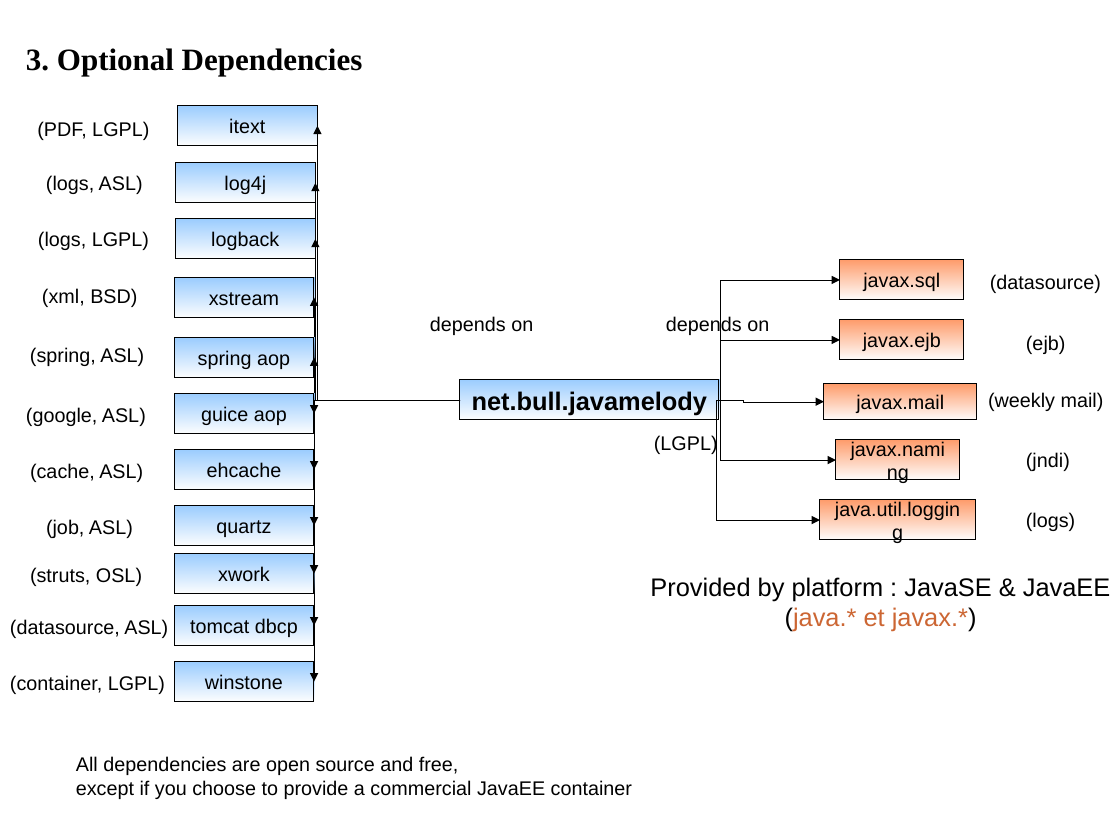
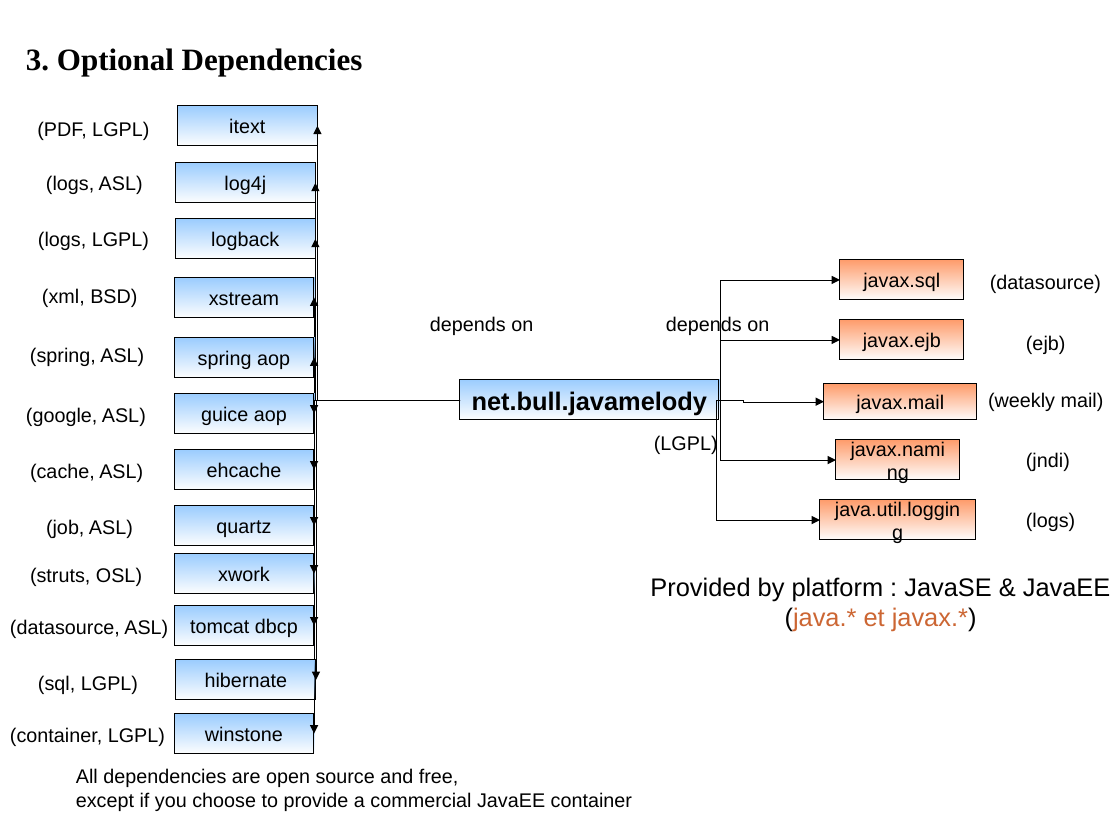
Before and after one commit to visan/javamelody, a slide deck: slide 3 of javamelody-core/src/site/resources/Map.odp. Drawn at 1120x840 pixels with LibreOffice and Linux fonts; fonts in the diff are those of the drawing. Boxes give left, top, right and bottom in pixels: in the first picture for what was removed or moved away, otherwise in the second. Text is boxed around its words. In the diff, an @@ line names an element or a change of style, - is before the commit and + after.

Commit message:
ajout dépendance optionnelle Hibernate pour HibernateBatcherFactory

```diff
--- a/javamelody-core/src/site/resources/Map.odp
+++ b/javamelody-core/src/site/resources/Map.odp
@@ elbow arrow moved from (460, 400) - (314, 682) to (460, 400) - (314, 734) @@
@@ elbow arrow added from (460, 400) to (316, 680), #000000 0 pt @@
@@ text added at (38,675,138,694), 14 pt, text #000000 @@
+(sql, LGPL)
@@ rectangle added at (176,661,316,700), fill gradient #99CCFF, outline #000000 0 pt, 14 pt, text #000000 @@
+hibernate
@@ rectangle "winstone": place and size @@
-rectangle "winstone" at (174,662,314,701)
+rectangle "winstone" at (174,713,314,753)
@@ text "(container, LGPL)": place and size @@
-text "(container, LGPL)" at (10,675,165,694)
+text "(container, LGPL)" at (10,727,165,746)
@@ text "All dependencies are open source ...": place and size @@
-text "All dependencies are open source ..." at (76,756,632,799)
+text "All dependencies are open source ..." at (76,768,632,811)
```
Also in this commit, not shown: 1 other slide changed.
